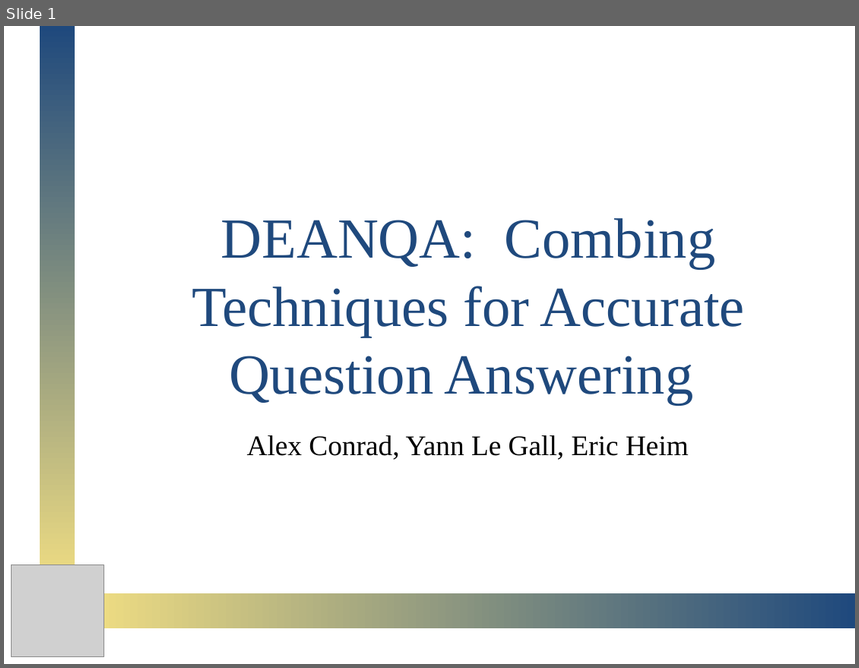
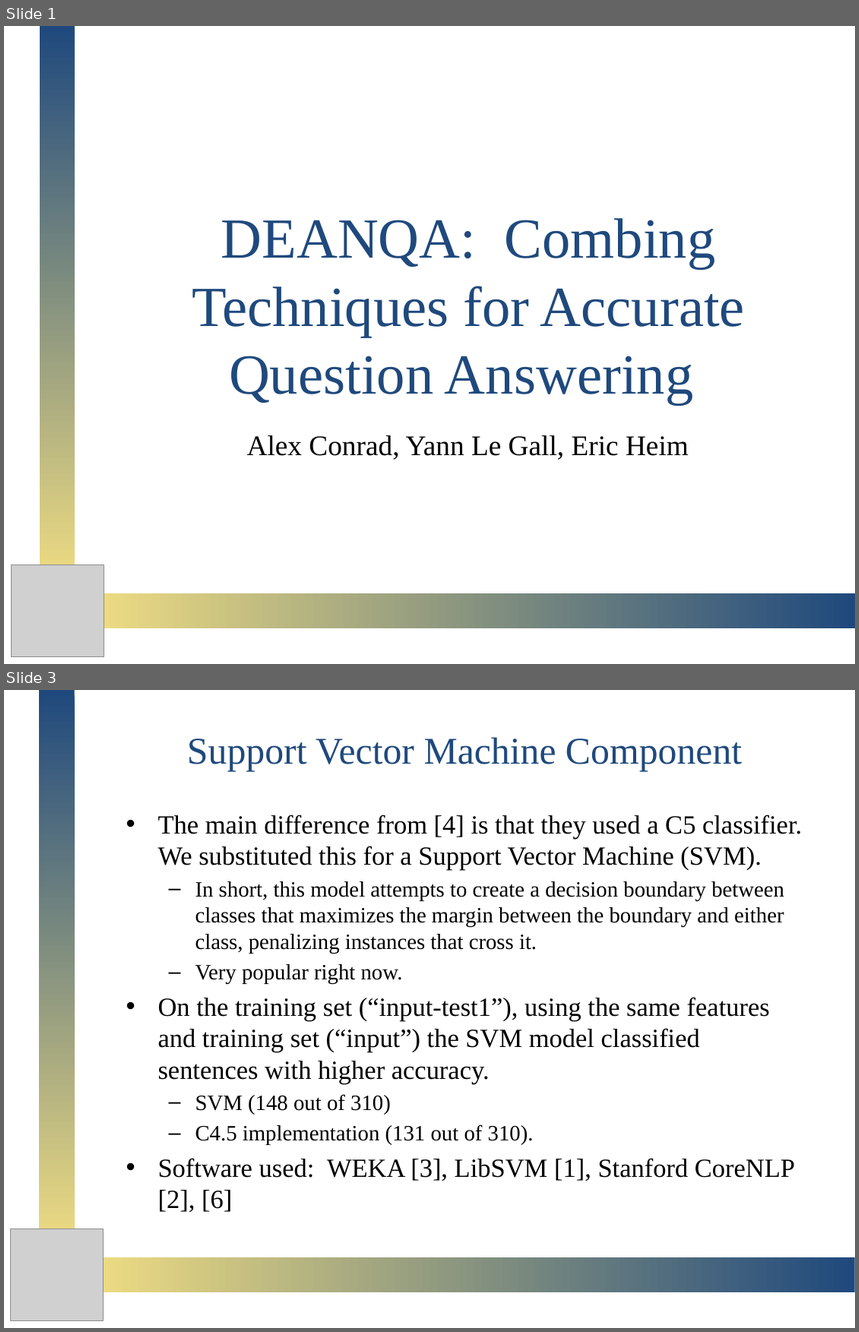
Before and after one commit to omgpotatoes/DEANQA, a slide deck: presentation/DeanQA.pptx. Shown one above the other, each under a label of ours: slide 1 before the commit, slides 1 and 3 after it; the slides between them are not shown. The pictures are 859x668 and 859x1332 pixels, drawn with LibreOffice and Linux fonts; fonts in the diff are those of the drawing; grey boxes stand for pictures. Boxes give left, top, right and bottom in pixels: in the first picture for what was removed or moved away, otherwise in the second. Text is boxed around its words. In the diff, an @@ line names an element or a change of style, - is before the commit and + after.

Commit message:
Added my SVM slides, System Model, Results, Conclusions, and References

```diff
--- a/presentation/DeanQA.pptx
+++ b/presentation/DeanQA.pptx
@@ slide 3 added at (4,690,855,1328), background #FFFFFF @@
@@ rectangle added at (39,691,75,1246), fill gradient #D2DDF1 to #1F497D to #EEDC82 @@
@@ title added at (187,737,742,771), 32 pt, text #1F497D @@
+Support Vector Machine Component
@@ text added at (158,815,802,1212), 22.2 pt, text #000000 @@
+• The main difference from [4] is that they used a C5 classifier. We substituted this for a Support Vector Machine (SVM).
+  – In short, this model attempts to create a decision boundary between classes that maximizes the margin between the boundary and either class, penalizing instances that cross it.
+  – Very popular right now.
+• On the training set (“input-test1”), using the same features and training set (“input”) the SVM model classified sentences with higher accuracy.
+  – SVM (148 out of 310)
+  – C4.5 implementation (131 out of 310).
+• Software used: WEKA [3], LibSVM [1], Stanford CoreNLP [2], [6]
@@ picture added at (11,1229,104,1321) @@
@@ rectangle added at (94,1258,854,1293), fill gradient #D2DDF1 to #1F497D to #EEDC82 @@
```
Also in this commit, not shown: 1 slide changed, 4 other slides added.
